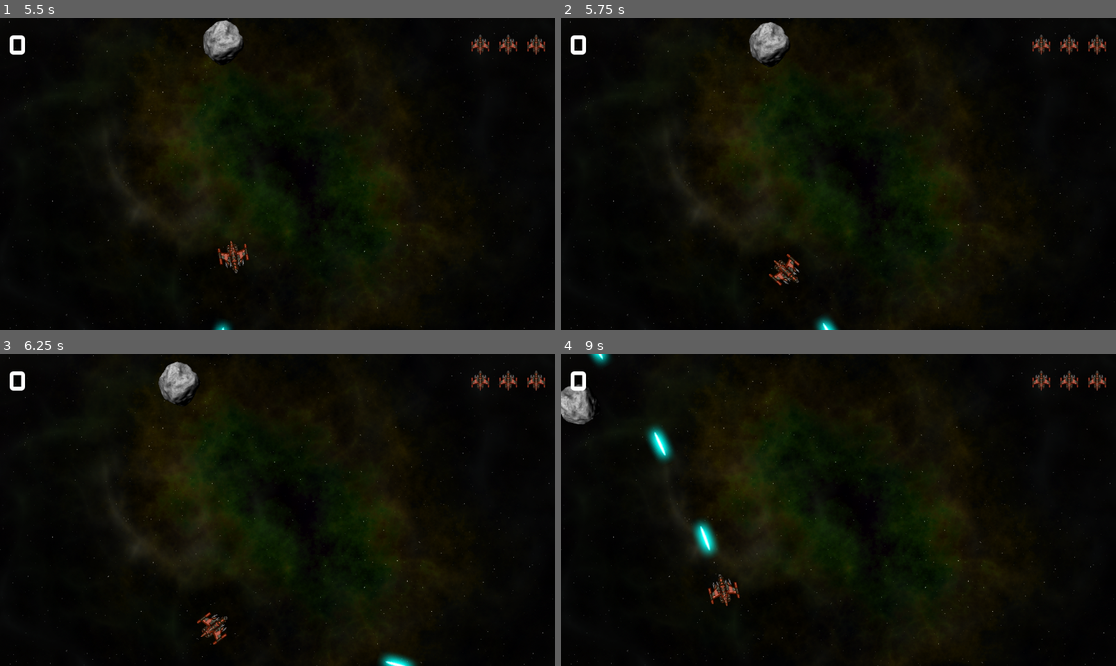
Above: before the commit, frames 1-4 (two rows, left to right).
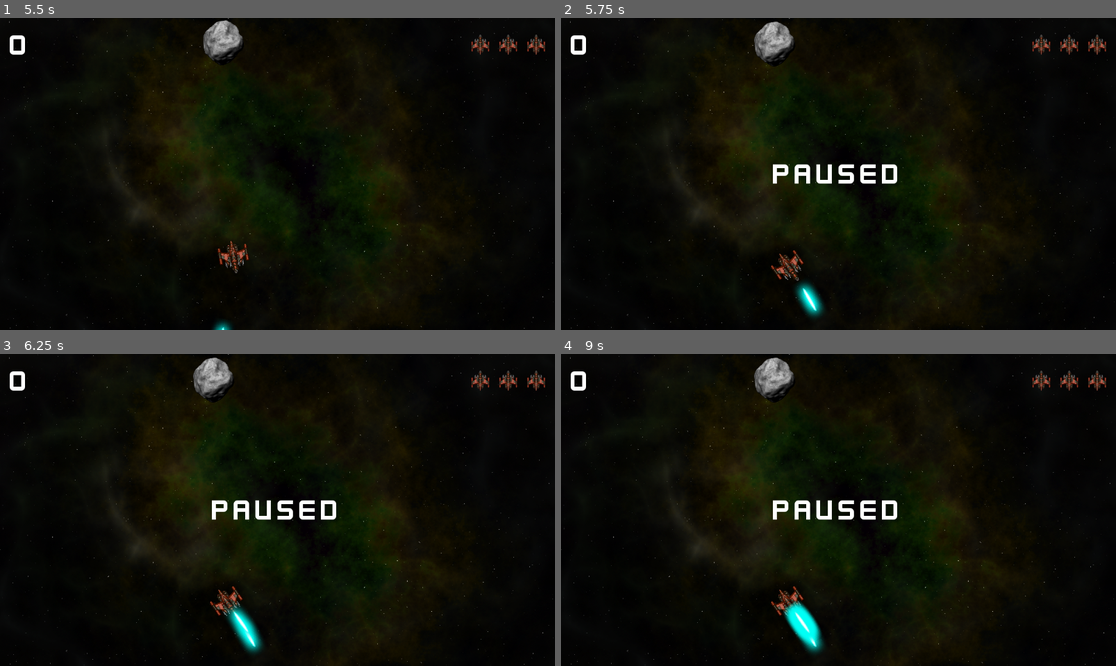
Above: after the commit, the same moments.

Repository: erikrios/space-rocks
Game: Godot game, scene res://main/main.tscn
Two runs of this game, one before a commit and one after it. Both use one fixed random seed, a clock stepped at 60 frames per second and the inputs below.
Inputs (mouse positions are in pixels of both pictures, inside the frame that each line leads up to):
- Up to frame 1 (5.5 s): click (277, 214) at 0.5 s; tap Enter at 1.25 s; hold D (rotate_right) 1.28-2.03 s; hold Space (shoot) 1.28-2.03 s; hold A (rotate_left) 2.03-2.75 s; tap Space (shoot) at 2.1, 4.35 s; click (277, 214) at 2.75 s; hold D (rotate_right) 3.53-4.28 s; hold Space (shoot) 3.53-4.28 s; hold W (thrust) 4.28-5.03 s; hold A (rotate_left) from 5.03 s (still down); hold Space (shoot) from 5.03 s (still down)
- Up to frame 2 (5.75 s): keep holding A (rotate_left); keep holding Space (shoot); tap P (pause, bound only after the commit) at 5.65 s
- Up to frame 3 (6.25 s): keep holding A (rotate_left); release Space (shoot) at 5.78 s; tap Space (shoot) at 5.85 s
- Up to frame 4 (9 s): hold Space (shoot) 6.53-7.28 s; release A (rotate_left) at 7.28 s; hold D (rotate_right) 7.28-8.03 s; tap Space (shoot) at 7.35, 8.85 s; hold W (thrust) 8.03-8.78 s; hold Space (shoot) 8.03-8.78 s; hold D (rotate_right) from 8.78 s (still down)

Frame 1 is identical in both runs. In frame 2, 2.2% of the frame differs, in the area x 33-61%, y 1-100%; in frame 3, 3.4%; in frame 4, 4.1%, in the area x 0-61%, y 0-96%.

Commit message:
Add the pausing game functionality

Diff:
--- a/main/main.gd
+++ b/main/main.gd
@@ -59,3 +59,16 @@
 func game_over() -> void:
 	playing = false
 	$HUD.game_over()
+
+func _input(event: InputEvent) -> void:
+	if event.is_action_pressed("pause"):
+		if not playing:
+			return
+		get_tree().paused = not get_tree().paused
+		var message = $HUD/VBoxContainer/Message
+		if get_tree().paused:
+			message.text = "Paused"
+			message.show()
+		else:
+			message.text = ""
+			message.hide()
--- a/main/main.tscn
+++ b/main/main.tscn
@@ -13,6 +13,7 @@
 point_count = 5
 
 [node name="Main" type="Node"]
+process_mode = 3
 script = ExtResource("1_pqna7")
 rock_scene = ExtResource("2_cyn54")
 
--- a/project.godot
+++ b/project.godot
@@ -40,6 +40,11 @@
 "events": [Object(InputEventKey,"resource_local_to_scene":false,"resource_name":"","device":-1,"window_id":0,"alt_pressed":false,"shift_pressed":false,"ctrl_pressed":false,"meta_pressed":false,"pressed":false,"keycode":0,"physical_keycode":32,"key_label":0,"unicode":32,"echo":false,"script":null)
 ]
 }
+pause={
+"deadzone": 0.5,
+"events": [Object(InputEventKey,"resource_local_to_scene":false,"resource_name":"","device":-1,"window_id":0,"alt_pressed":false,"shift_pressed":false,"ctrl_pressed":false,"meta_pressed":false,"pressed":false,"keycode":0,"physical_keycode":80,"key_label":0,"unicode":112,"echo":false,"script":null)
+]
+}
 
 [physics]
 
